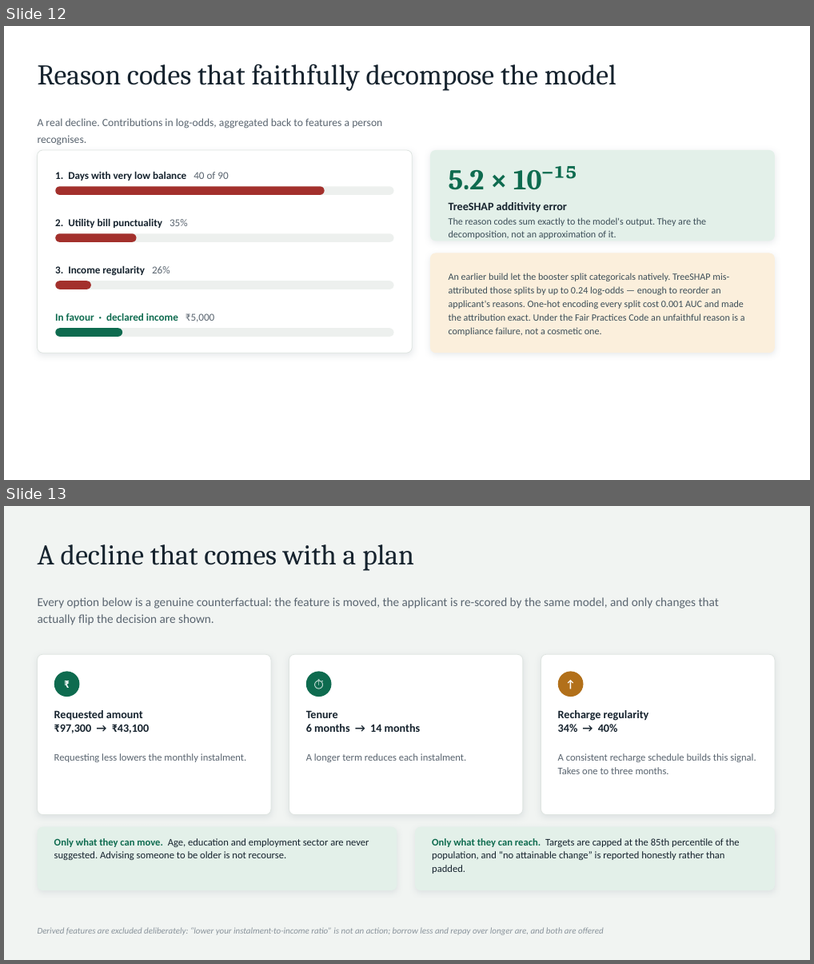
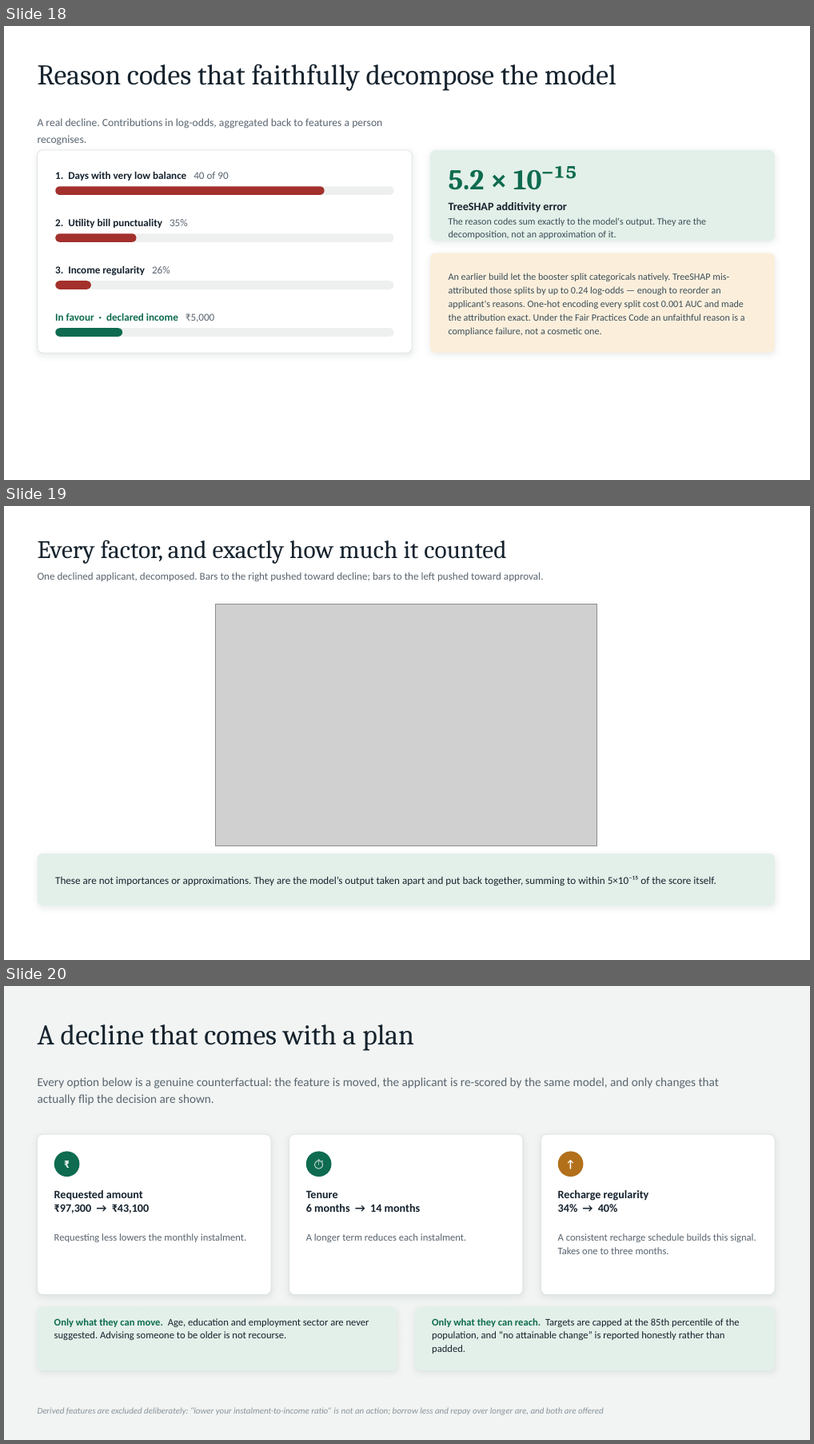
Before and after one commit to Nishantttt-ui/pratyaya, a slide deck: docs/Pratyaya-Synchrony-Hackathon.pptx. Shown one above the other, each under a label of ours: slides 12 and 13 before the commit, slides 18, 19 and 20 after it. The pictures are 814x964 and 814x1444 pixels, drawn with LibreOffice and Linux fonts; fonts in the diff are those of the drawing; grey boxes stand for pictures. Boxes give left, top, right and bottom in pixels: in the first picture for what was removed or moved away, otherwise in the second. Text is boxed around its words. In the diff, an @@ line names an element or a change of style, - is before the commit and + after.

```diff
--- a/docs/Pratyaya-Synchrony-Hackathon.pptx
+++ b/docs/Pratyaya-Synchrony-Hackathon.pptx
@@ slide 19 added at <box>4,506,810,960</box>, background #FFFFFF @@
@@ text added at <box>38,540,506,564</box>, 30 pt, text #16232E @@
+Every factor, and exactly how much it counted
@@ text added at <box>38,572,544,581</box>, 12.5 pt, text #5A6570 @@
+One declined applicant, decomposed. Bars to the right pushed toward decline; bars to the left pushed toward approval.
@@ picture added at <box>216,604,597,846</box> @@
@@ rounded rectangle added at <box>38,853,775,905</box>, fill #E3F0E9 @@
@@ text added at <box>55,876,716,886</box>, 12.5 pt, text #16232E @@
+These are not importances or approximations. They are the model’s output taken apart and put back together, summing to within 5×10⁻¹⁵ of the score itself.
@@ what was slide 12 is now slide 18 @@
@@ what was slide 13 is now slide 20 @@
```
Also in this commit, not shown: 10 other slides added, 1 slide removed, 12 other files.
